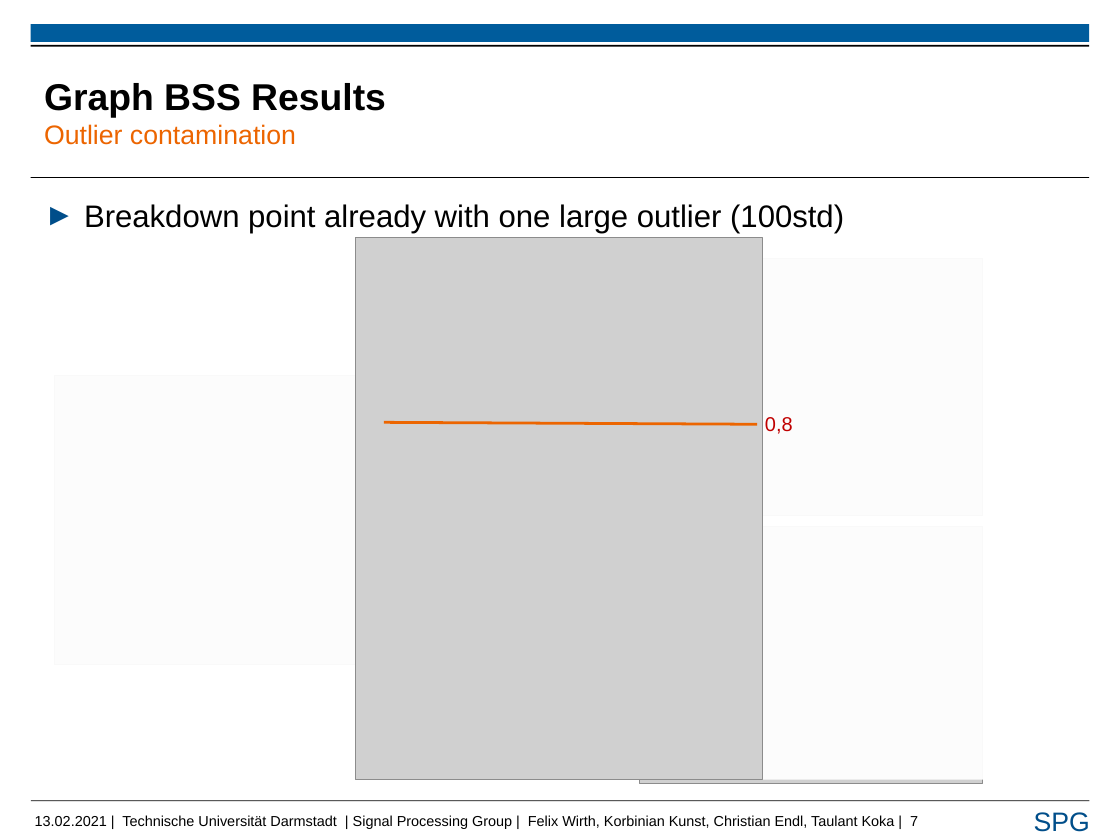
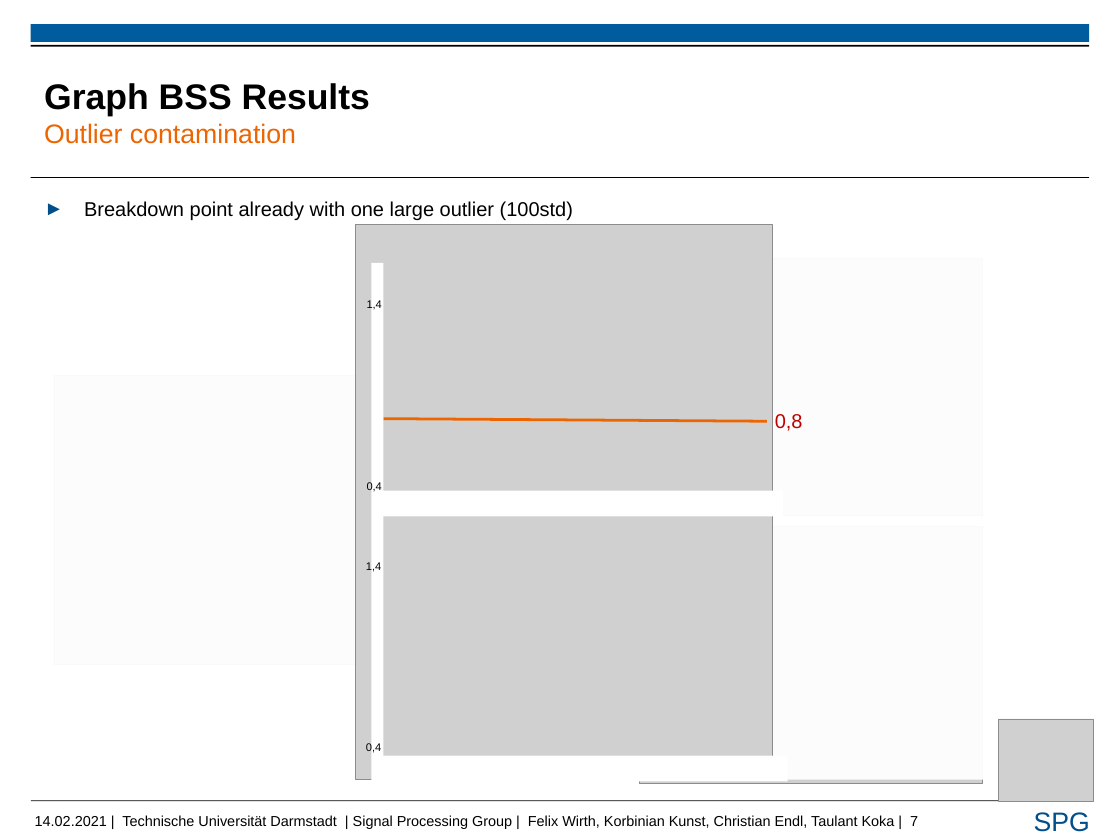
Before and after one commit to FelixUniDa/EEG-Project, a slide deck: slide 7 of Presentation/chris_pres_rsp.pptx. Drawn at 1120x840 pixels with LibreOffice and Linux fonts; fonts in the diff are those of the drawing; grey boxes stand for pictures; background and template pictures are left out. Boxes give left, top, right and bottom in pixels: in the first picture for what was removed or moved away, otherwise in the second. Text is boxed around its words. In the diff, an @@ line names an element or a change of style, - is before the commit and + after.

Commit message:
Chris+Taulant Präsi update

```diff
--- a/Presentation/chris_pres_rsp.pptx
+++ b/Presentation/chris_pres_rsp.pptx
@@ title "Graph BSS Results Outlier contamination" at [44, 83, 370, 144]: size 33.6 to 32 pt in "Graph BSS Results" @@
@@ text "Breakdown point already with one ..." at [84, 201, 573, 220]: size 28 to 18 pt; less space between paragraphs @@
@@ picture: place and size @@
-picture at [355, 238, 762, 780]
+picture at [355, 224, 772, 779]
@@ rectangle added at [371, 263, 383, 785], fill #FFFFFF @@
@@ text added at [367, 300, 382, 309], 10 pt, text #000000 @@
+1,4
@@ line moved from (384, 422) - (757, 424) to (383, 418) - (767, 422) @@
@@ text "0,8": place and size @@
-text "0,8" at [765, 417, 793, 434]
+text "0,8" at [775, 414, 803, 431]
@@ text added at [367, 481, 382, 492], 10 pt, text #000000 @@
+0,4
@@ rectangle added at [374, 491, 783, 516], fill #FFFFFF @@
@@ text added at [366, 561, 381, 572], 10 pt, text #000000 @@
+1,4
@@ picture added at [998, 719, 1094, 802] @@
@@ text added at [366, 743, 381, 754], 10 pt, text #000000 @@
+0,4
@@ rectangle added at [379, 756, 788, 781], fill #FFFFFF @@
@@ text at [35, 815, 918, 829]: text changed @@
-13.02.2021 | Technische Universität Darmstadt | Signal Processing Group | Felix Wirth, Korbinian Kunst, Christian Endl, Taulant Koka | 7
+14.02.2021 | Technische Universität Darmstadt | Signal Processing Group | Felix Wirth, Korbinian Kunst, Christian Endl, Taulant Koka | 7
```
Also in this commit, not shown: 20 other slides changed, 1 other file.
